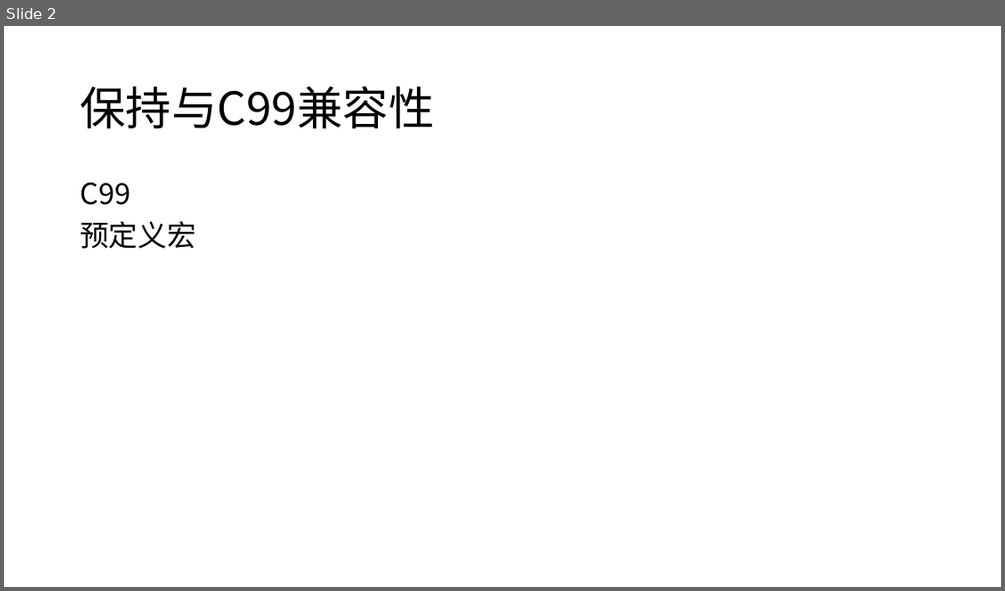
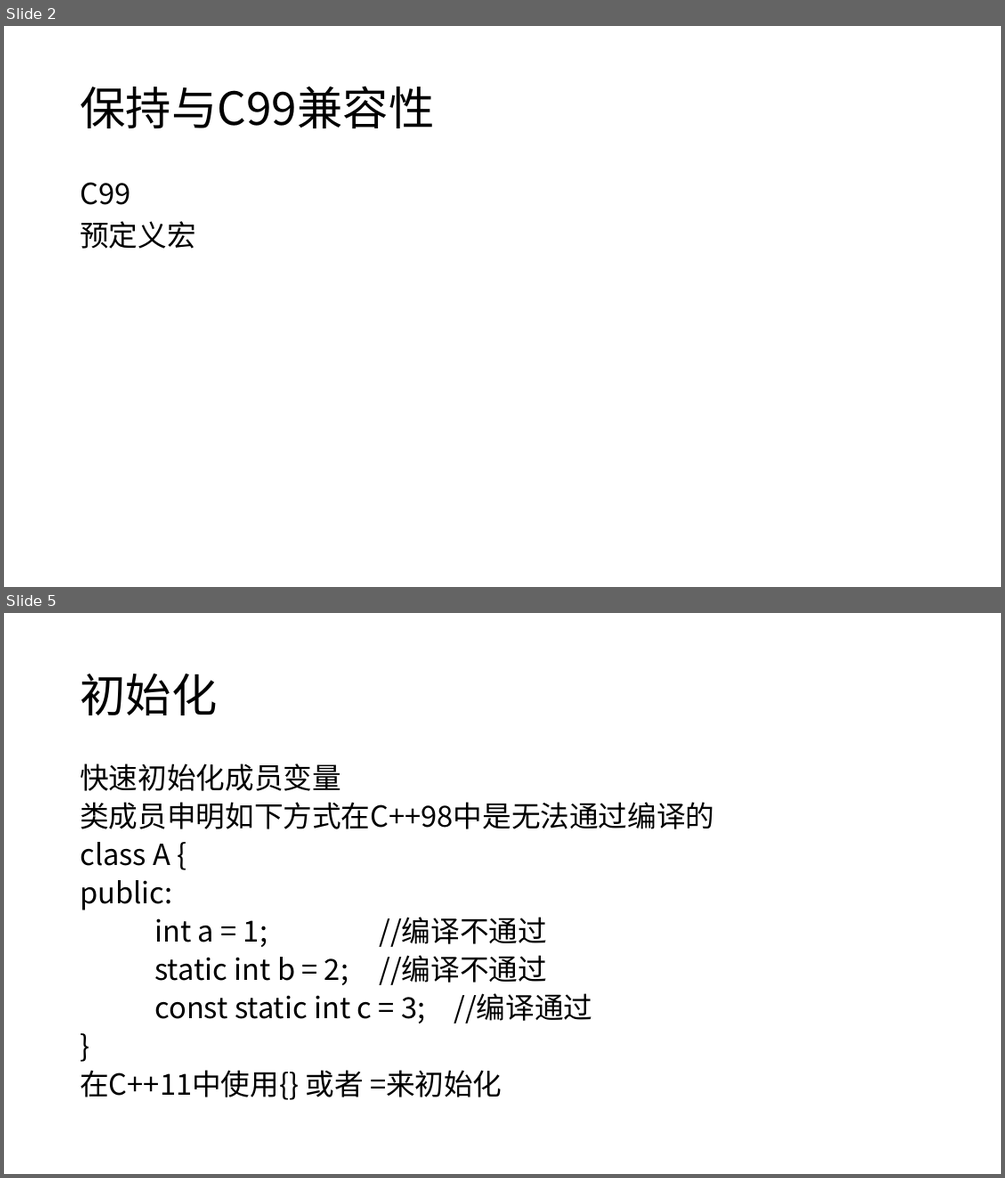
Before and after one commit to Mr-WangJin/cpp11, a slide deck: c++11.pptx. Shown one above the other, each under a label of ours: slide 2 before the commit, slides 2 and 5 after it; the slides between them are not shown. The pictures are 1005x591 and 1005x1178 pixels, drawn with LibreOffice and Linux fonts; fonts in the diff are those of the drawing. Boxes give left, top, right and bottom in pixels: in the first picture for what was removed or moved away, otherwise in the second. Text is boxed around its words. In the diff, an @@ line names an element or a change of style, - is before the commit and + after.

```diff
--- a/c++11.pptx
+++ b/c++11.pptx
@@ slide 5 added at (4,613,1001,1174), background #FFFFFF @@
@@ title added at (80,674,217,715), 44 pt, text #000000 @@
+初始化
@@ text added at (80,763,714,1100), 28 pt, text #000000 @@
+快速初始化成员变量
+类成员申明如下方式在C++98中是无法通过编译的
+class A {
+public:
+int a = 1; //编译不通过
+static int b = 2; //编译不通过
+const static int c = 3; //编译通过
+}
+在C++11中使用{} 或者 =来初始化
```
Also in this commit, not shown: 3 other slides added, 1 slide removed, 6 other files.
